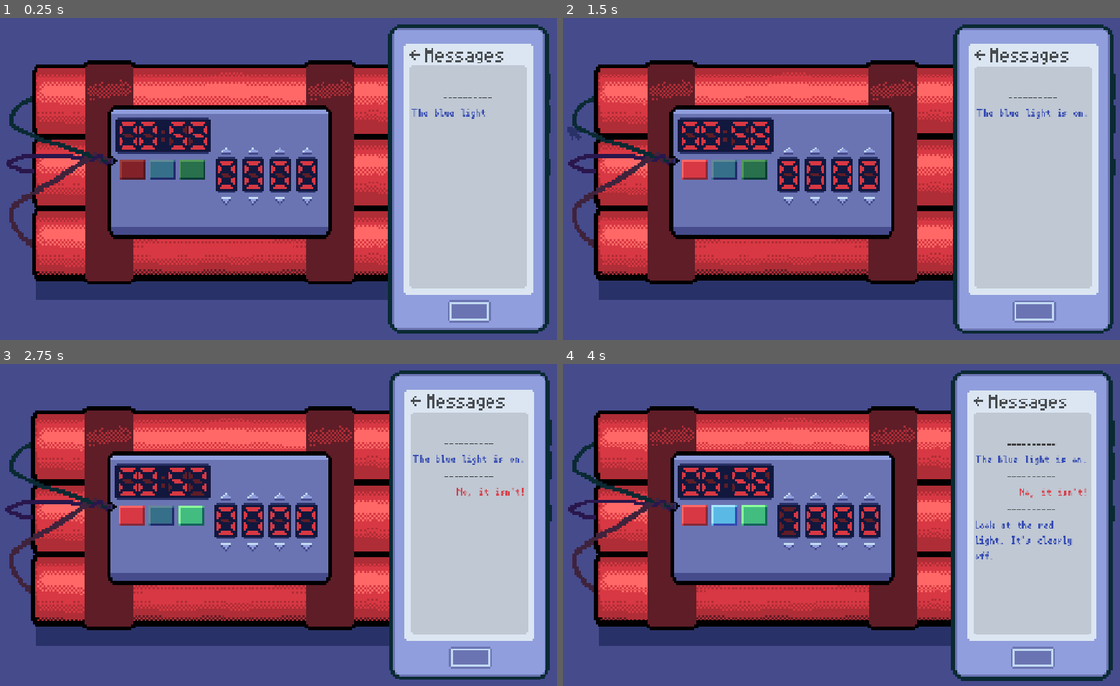
Above: before the commit, frames 1-4 (two rows, left to right).
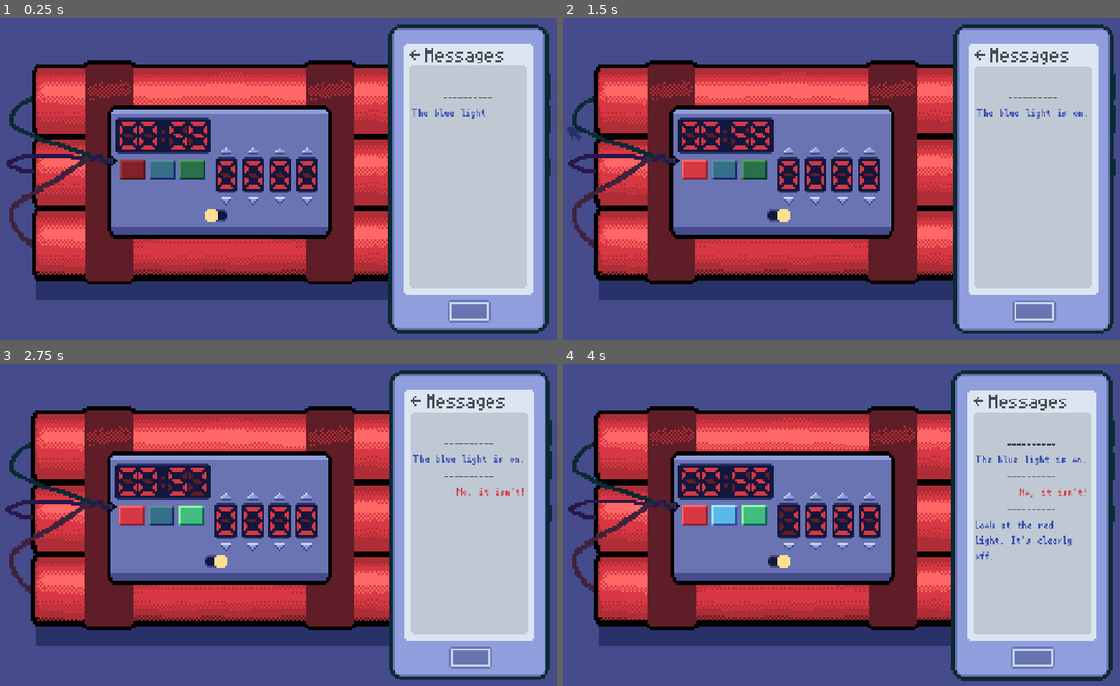
Above: after the commit, the same moments.

Repository: Mr-Excoem/brackeys-jam-2026-2
Game: Godot game, scene res://main.tscn
The game is run twice, just before and just after one commit, with the same random seed, the same clock (stepped at 60 frames per second) and the same inputs.
Inputs (mouse positions are in pixels of both pictures, inside the frame that each line leads up to):
- Up to frame 1 (0.25 s): no input
- Up to frame 2 (1.5 s): click (780, 214) at 0.52 s; click (696, 169) at 1.25 s
- Up to frame 3 (2.75 s): click (189, 515) at 2 s
- Up to frame 4 (4 s): click (724, 515) at 2.75 s; click (791, 496) at 3.52 s

The runs differ from the first frame. In frame 1, 0.1% of the frame differs, in the area x 36-41%, y 59-64%; in frame 2, 0.2%; in frame 3, 0.1%; in frame 4, 0.1%.

Commit message:
Added switcher for bomb

Diff:
--- a/brackeys-2026/bomb_scenes/bomb.gd
+++ b/brackeys-2026/bomb_scenes/bomb.gd
@@ -5,5 +5,9 @@
 @onready var blue_button = $ColorButtons/Blue
 
 # access the digital input via bomb.digital_input.number
-# there's also functions like bomb.digital_input.disable() and bomb.digital_input.enable() available
+# there's also functions like bomb.digital_input.enable() and bomb.digital_input.disable() available
 @onready var digital_input = $DigitalInput
+
+# bomb.switcher.is_toggled_on
+# and enable() & disable() as usual
+@onready var switcher = $Switcher
--- a/brackeys-2026/bomb_scenes/bomb.tscn
+++ b/brackeys-2026/bomb_scenes/bomb.tscn
@@ -11,6 +11,7 @@
 [ext_resource type="Texture2D" uid="uid://bel3ht6bic8n5" path="res://assets/button_green_pressed.png" id="6_l02j7"]
 [ext_resource type="Script" uid="uid://dem1ys8gyi8b2" path="res://bomb_scenes/digital_input.gd" id="10_5u2tm"]
 [ext_resource type="PackedScene" uid="uid://mpaelkwv20h2" path="res://bomb_scenes/number_input.tscn" id="10_lo3jl"]
+[ext_resource type="PackedScene" uid="uid://dayd5ifpwc1wi" path="res://bomb_scenes/switcher.tscn" id="12_u88pq"]
 
 [node name="Bomb" type="Sprite2D" unique_id=496275372]
 scale = Vector2(4, 4)
@@ -72,3 +73,6 @@
 
 [node name="NumberInput4" parent="DigitalInput" unique_id=794383532 instance=ExtResource("10_lo3jl")]
 position = Vector2(44.5, 3.75)
+
+[node name="Switcher" parent="." unique_id=286991036 instance=ExtResource("12_u88pq")]
+position = Vector2(-2.75, 21.75)
--- /dev/null
+++ b/brackeys-2026/bomb_scenes/switcher.gd
@@ -0,0 +1,16 @@
+extends Node2D
+
+var is_toggled_on := false
+
+func _on_button_toggled(toggled_on: bool) -> void:
+	is_toggled_on = toggled_on
+	if toggled_on:
+		$AnimationPlayer.play("toggle_on")
+	else:
+		$AnimationPlayer.play_backwards("toggle_on")
+
+func disable():
+	$Button.disabled = true
+
+func enable():
+	$Button.enable = true
--- /dev/null
+++ b/brackeys-2026/bomb_scenes/switcher.tscn
@@ -0,0 +1,78 @@
+[gd_scene format=3 uid="uid://dayd5ifpwc1wi"]
+
+[ext_resource type="Script" uid="uid://51epjd7hbn5y" path="res://bomb_scenes/switcher.gd" id="1_kk56m"]
+[ext_resource type="Texture2D" uid="uid://b1niv6lhtrg1" path="res://assets/switcher_base.png" id="1_ma4n1"]
+[ext_resource type="Texture2D" uid="uid://5yb1adwmr7r3" path="res://assets/switcher.png" id="2_kk56m"]
+
+[sub_resource type="Animation" id="Animation_kk56m"]
+length = 0.001
+tracks/0/type = "value"
+tracks/0/imported = false
+tracks/0/enabled = true
+tracks/0/path = NodePath("Sprite2D:position:y")
+tracks/0/interp = 1
+tracks/0/loop_wrap = true
+tracks/0/keys = {
+"times": PackedFloat32Array(0),
+"transitions": PackedFloat32Array(1),
+"update": 1,
+"values": [0.0]
+}
+tracks/1/type = "value"
+tracks/1/imported = false
+tracks/1/enabled = true
+tracks/1/path = NodePath("Sprite2D:position:x")
+tracks/1/interp = 1
+tracks/1/loop_wrap = true
+tracks/1/keys = {
+"times": PackedFloat32Array(0),
+"transitions": PackedFloat32Array(1),
+"update": 1,
+"values": [-2.5]
+}
+
+[sub_resource type="Animation" id="Animation_ma4n1"]
+resource_name = "toggle_on"
+length = 0.05
+tracks/0/type = "value"
+tracks/0/imported = false
+tracks/0/enabled = true
+tracks/0/path = NodePath("Sprite2D:position:x")
+tracks/0/interp = 1
+tracks/0/loop_wrap = true
+tracks/0/keys = {
+"times": PackedFloat32Array(0, 0.05),
+"transitions": PackedFloat32Array(1, 1),
+"update": 0,
+"values": [-2.5, 2.5]
+}
+
+[sub_resource type="AnimationLibrary" id="AnimationLibrary_kk56m"]
+_data = {
+&"RESET": SubResource("Animation_kk56m"),
+&"toggle_on": SubResource("Animation_ma4n1")
+}
+
+[node name="Switcher" type="Node2D" unique_id=286991036]
+script = ExtResource("1_kk56m")
+
+[node name="Base" type="Sprite2D" parent="." unique_id=1700075958]
+texture = ExtResource("1_ma4n1")
+
+[node name="Sprite2D" type="Sprite2D" parent="." unique_id=1987592441]
+position = Vector2(-2.5, 0)
+texture = ExtResource("2_kk56m")
+
+[node name="Button" type="Button" parent="." unique_id=1675697239]
+offset_left = -5.5
+offset_top = -3.0
+offset_right = 16.5
+offset_bottom = 9.0
+scale = Vector2(0.5, 0.5)
+toggle_mode = true
+flat = true
+
+[node name="AnimationPlayer" type="AnimationPlayer" parent="." unique_id=735394145]
+libraries/ = SubResource("AnimationLibrary_kk56m")
+
+[connection signal="toggled" from="Button" to="." method="_on_button_toggled"]
Not shown, added: brackeys-2026/bomb_scenes/switcher.gd.uid
